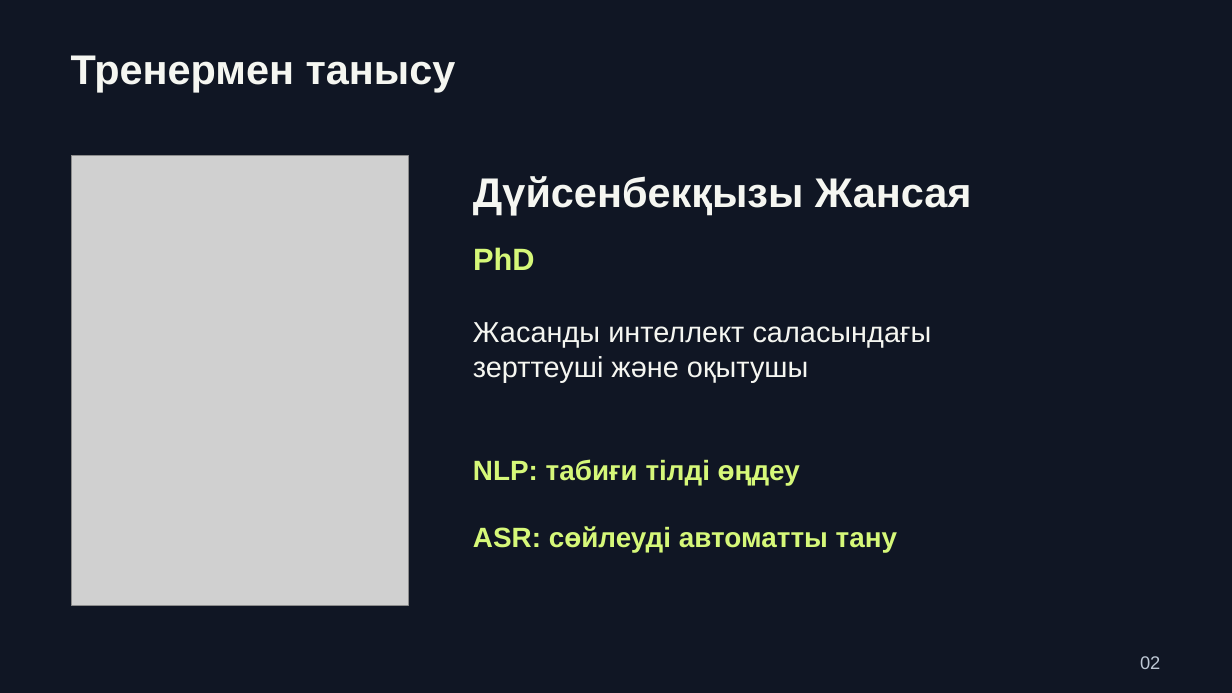
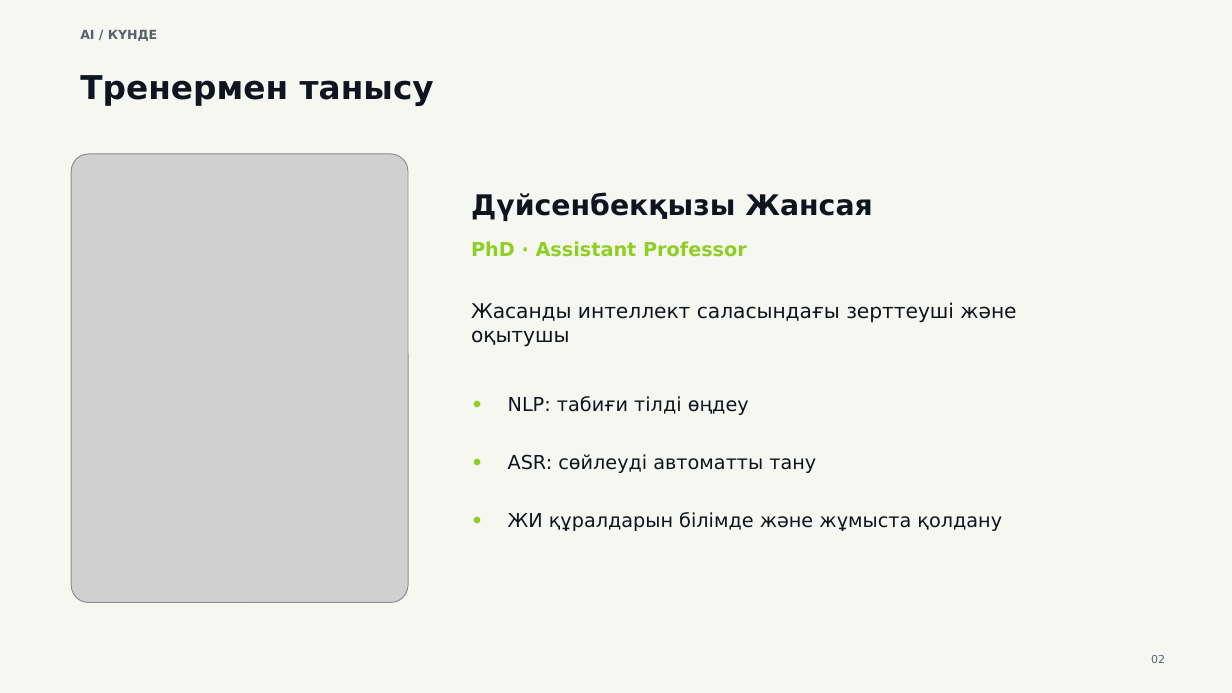
Before and after one commit to NursultanNurmukhamet/ai-masterclass-materials, a slide deck: slide 2 of presentation-kk.pptx. Drawn at 1232x693 pixels with LibreOffice and Linux fonts; fonts in the diff are those of the drawing; grey boxes stand for pictures. Boxes give left, top, right and bottom in pixels: in the first picture for what was removed or moved away, otherwise in the second. Text is boxed around its words. In the diff, an @@ line names an element or a change of style, - is before the commit and + after.

```diff
--- a/presentation-kk.pptx
+++ b/presentation-kk.pptx
@@ background #101624 to #F7F7F2 @@
@@ text "Тренермен танысу": place and size @@
-text "Тренермен танысу" at (71, 55, 456, 92)
+text "Тренермен танысу" at (80, 75, 434, 106)
@@ text "Тренермен танысу" at (80, 75, 434, 106): size 32.2 to 25.5 pt, font Arial to DejaVu Sans, text colour #F5F6F1 to #0E1420; vertical alignment top to middle @@
@@ text added at (80, 30, 157, 41), 9.7 pt, text #59616E, bold @@
+AI / КҮНДЕ
@@ text "Дүйсенбекқызы Жансая": place and size @@
-text "Дүйсенбекқызы Жансая" at (473, 176, 972, 215)
+text "Дүйсенбекқызы Жансая" at (471, 193, 873, 221)
@@ text "Дүйсенбекқызы Жансая" at (471, 193, 873, 221): size 32.2 to 22.1 pt, font Arial to DejaVu Sans, text colour #F5F6F1 to #0E1420; vertical alignment top to middle @@
@@ text "PhD · Assistant Professor" at (471, 241, 747, 257): vertical alignment top to middle @@
@@ text at (471, 241, 747, 257): text changed; size 24 to 15 pt; font Arial to DejaVu Sans; text colour #D6F879 to #8FCF25 @@
-PhD
+PhD · Assistant Professor
@@ text "Жасанды интеллект саласындағы зерттеуші және ..." at (471, 302, 1016, 347): vertical alignment top to middle @@
@@ text at (471, 302, 1016, 347): text changed; size 22.5 to 15.7 pt; font Arial to DejaVu Sans; text colour #F5F6F1 to #0E1420 @@
-Жасанды интеллект саласындағы
-зерттеуші және оқытушы
+Жасанды интеллект саласындағы зерттеуші және оқытушы
@@ text added at (462, 375, 489, 433), 14.8 pt, text #8FCF25, bold @@
+•
@@ text "NLP: табиғи тілді өңдеу": place and size @@
-text "NLP: табиғи тілді өңдеу" at (473, 459, 800, 486)
+text "NLP: табиғи тілді өңдеу" at (508, 396, 749, 415)
@@ text "NLP: табиғи тілді өңдеу" at (508, 396, 749, 415): size 21.8 to 15 pt, font Arial to DejaVu Sans, text colour #D6F879 to #0E1420, bold off; vertical alignment top to middle @@
@@ text added at (462, 433, 489, 491), 14.8 pt, text #8FCF25, bold @@
+•
@@ text "ASR: сөйлеуді автоматты тану" at (508, 454, 816, 473): size 21.8 to 15 pt, font Arial to DejaVu Sans, text colour #D6F879 to #0E1420, bold off; vertical alignment top to middle @@
@@ text "ASR: сөйлеуді автоматты тану": place and size @@
-text "ASR: сөйлеуді автоматты тану" at (473, 526, 897, 552)
+text "ASR: сөйлеуді автоматты тану" at (508, 454, 816, 473)
@@ text added at (462, 491, 489, 548), 14.8 pt, text #8FCF25, bold @@
+•
@@ text added at (508, 512, 1002, 531), 15 pt, text #0E1420 @@
+ЖИ құралдарын білімде және жұмыста қолдану
@@ text "02" at (1151, 655, 1165, 663): size 14.2 to 8.6 pt, font Arial to DejaVu Sans, text colour #BDC7D4 to #59616E; alignment left to right; vertical alignment top to middle @@
```
Also in this commit, not shown: 2 other slides changed, 56 slides added, 47 slides removed, 5 other files.
